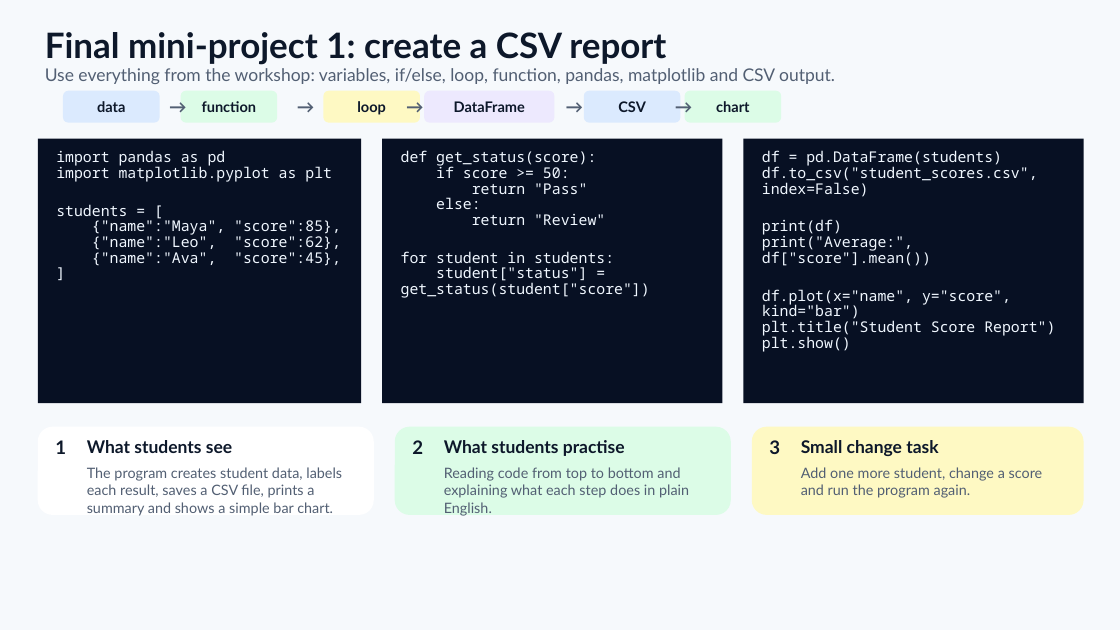
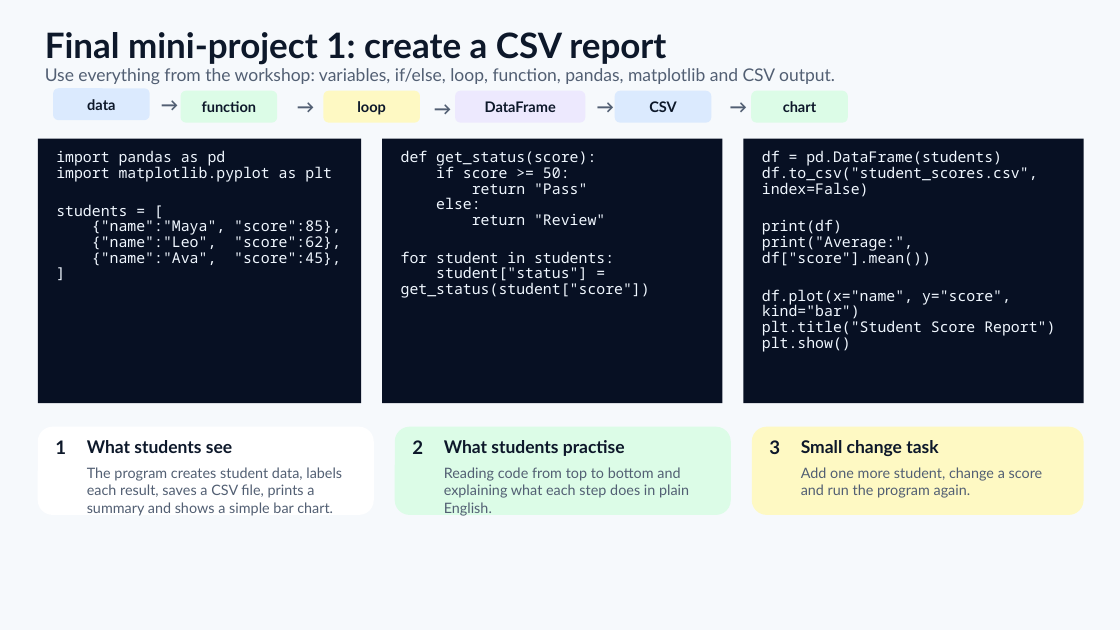
Before and after one commit to JoeKhoa/Python-Workshop, a slide deck: slide 26 of CDU_Python_Beginner_Workshop_Section1.pptx. Drawn at 1120x630 pixels with LibreOffice and Linux fonts; fonts in the diff are those of the drawing. Boxes give left, top, right and bottom in pixels: in the first picture for what was removed or moved away, otherwise in the second. Text is boxed around its words. In the diff, an @@ line names an element or a change of style, - is before the commit and + after.

```diff
--- a/CDU_Python_Beginner_Workshop_Section1.pptx
+++ b/CDU_Python_Beginner_Workshop_Section1.pptx
@@ rounded rectangle: place and size @@
-rounded rectangle at <box>63,91,160,123</box>
+rounded rectangle at <box>53,88,150,120</box>
@@ text "data": place and size @@
-text "data" at <box>97,101,125,112</box>
+text "data" at <box>87,99,115,110</box>
@@ text "→": place and size @@
-text "→" at <box>162,94,183,114</box>
+text "→" at <box>154,92,175,112</box>
@@ 4 texts, 2 rounded rectangles: place and size @@
-4 texts, 2 rounded rectangles at <box>399,91,681,123</box>
+4 texts, 2 rounded rectangles at <box>427,91,712,123</box>
@@ text "→": place and size @@
-text "→" at <box>668,94,689,114</box>
+text "→" at <box>723,93,744,113</box>
@@ rounded rectangle: place and size @@
-rounded rectangle at <box>685,91,781,123</box>
+rounded rectangle at <box>751,91,848,123</box>
@@ text "chart": place and size @@
-text "chart" at <box>716,101,749,112</box>
+text "chart" at <box>783,101,816,112</box>
```
Also in this commit, not shown: 5 other slides changed.
